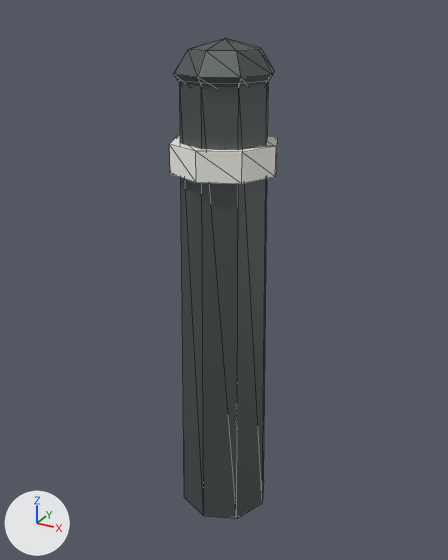
The glTF model assets/models/bollard.glb, before and after one commit.
Camera for both pictures: a camera (50 mm lens) standing at (0.507, -0.924, 0.956) and looking at (-0.006, 0.009, 0.489). The axes (+X, +Y, +Z) are drawn at lower left. The lights are the same throughout. The picture after the commit comes second. Mesh edges are drawn as thin lines. Vertices at exactly the same position are counted once.

The first picture shows 'bollard'.
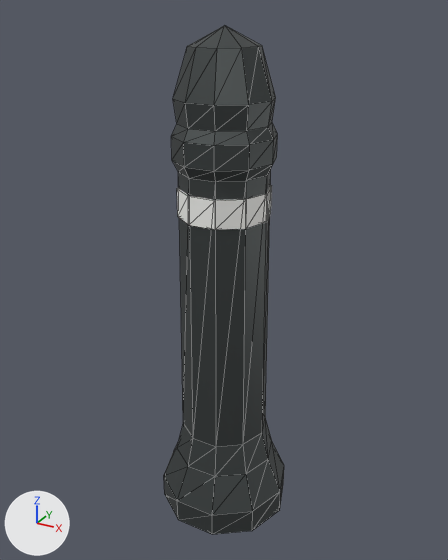
What the commit changed:
me_bollard is used by ob_bollard; location (0.0, 0.0, 0.0).
me_bollard had 58 vertices, 104 faces and spanned x -0.095..0.095, y -0.095..0.095, z 0.0..0.911.
me_bollard now has 121 vertices, 234 faces and spans x -0.13..0.13, y -0.124..0.124, z 0.0..0.93.
me_bollard part 1: a new loose piece, a 10-sided cylinder along z spanning x -0.083..0.083, y -0.079..0.079, z 0.62..0.67, in mat_sign_white (white #f8f8f5).
me_bollard part 2: the loose piece of 16 vertices spanning x -0.09..0.09, y -0.09..0.09, z 0.0..0.85 is rebuilt with 101 vertices and now spans x -0.13..0.13, y -0.124..0.124, z 0.0..0.93.
me_bollard part 3: the loose piece of 16 vertices spanning x -0.095..0.095, y -0.095..0.095, z 0.7..0.75 is deleted.
Part 4, on me_bollard:
26 vertices are removed from x -0.085..0.085, y -0.085..0.085, z 0.809..0.911.
48 faces are deleted.

Boxes (x1, y1, x2, y2) around the edits, measured in the pictures (448 x 560 px):
'bollard', reshaped (10% wider): before (169, 39, 278, 519); after (164, 26, 284, 534)
part 1 of me_bollard, added: after (177, 185, 272, 230)
part 2 of me_bollard, rebuilt (36% wider, 16% taller): before (180, 83, 268, 519); after (164, 26, 284, 534)
part 3 of me_bollard, deleted: before (169, 135, 278, 184)
part 4 of me_bollard, deleted: before (173, 39, 274, 87)
